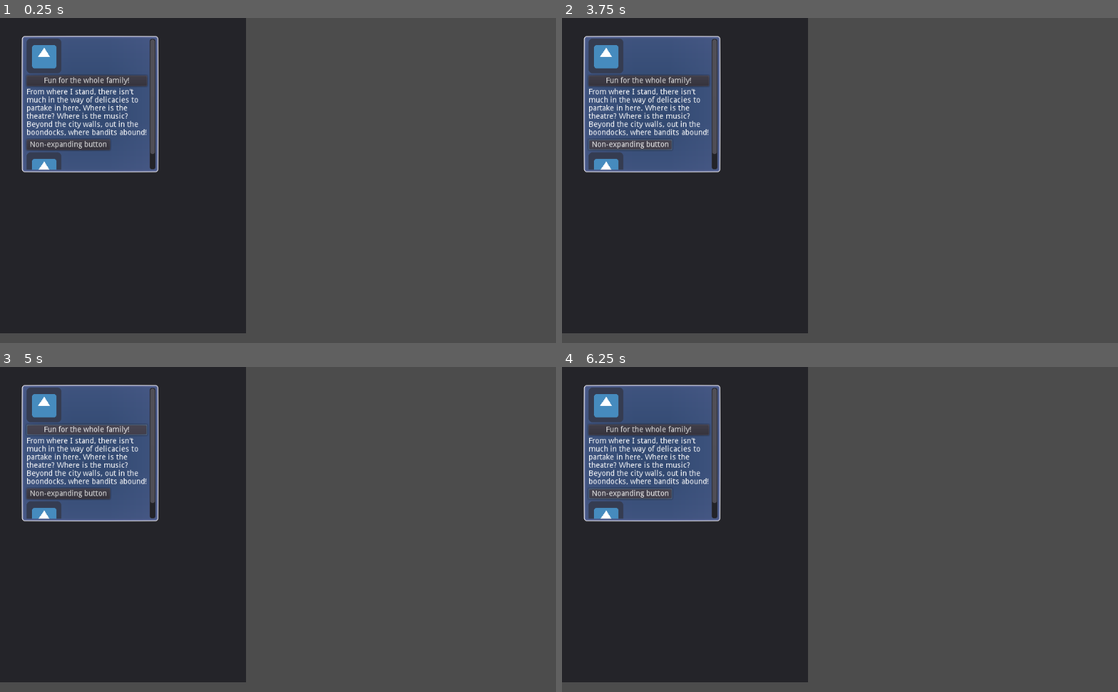
Above: before the commit, frames 1-4 (two rows, left to right).
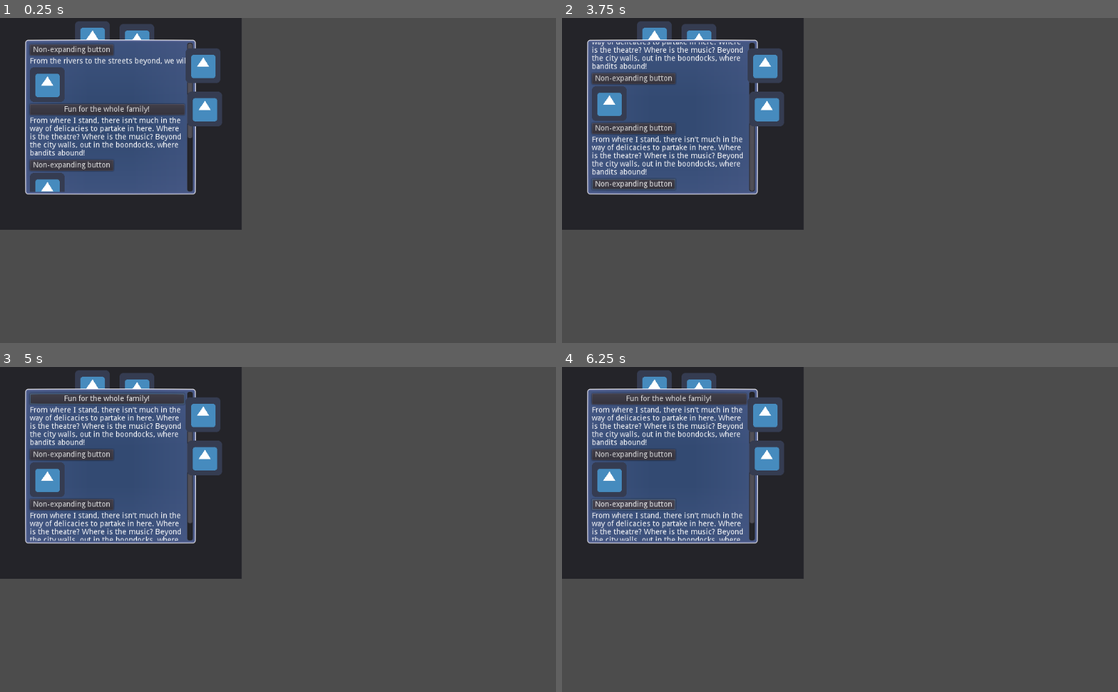
Above: after the commit, the same moments.

Repository: wareya/ScrollListContainer
Game: Godot game, scene res://TestScene.tscn
Same seed, same stepped clock (60 frames per second), same inputs: the game is played once before the commit and once after it. The engine's default icon, where the game draws it, is replaced by a stand-in: a white triangle on a blue panel in a dark square.
Inputs:
- Up to frame 1 (0.25 s): no input
- Up to frame 2 (3.75 s): click "Fun for the whole family!" at 0.5 s; click "Non-expanding button" at 1.25 s; click "Non-expanding button" at 2 s; click "Non-expanding button" at 2.75 s; click "Non-expanding button" at 3.5 s
- Up to frame 3 (5 s): click "Fun for the whole family!" at 4.25 s
- Up to frame 4 (6.25 s): click "Non-expanding button" at 5 s; click "Non-expanding button" at 5.75 s

The runs differ from the first frame. In frame 1, 27% of the frame differs, in the area x 0-45%, y 0-98%; in frame 2, 27%; in frame 3, 27%; in frame 4, 27%.

Commit message:
fixes to focus-following and bg draw index ordering

Diff:
--- a/ScrollListContainer.gd
+++ b/ScrollListContainer.gd
@@ -6,21 +6,21 @@
 var scrollbar_h : HScrollBar = null
 var scroll_offset : Vector2 = Vector2()
 
-func check_scrollbars():
+func _check_scrollbars():
     if scrollbar_v == null:
         scrollbar_v = VScrollBar.new()
         scrollbar_v.name = "_scrollbar_v"
-        VisualServer.canvas_item_set_z_index(scrollbar_v.get_canvas_item(), 1)
         add_child(scrollbar_v)
+        scrollbar_v.show_on_top = true
     if scrollbar_h == null:
         scrollbar_h = HScrollBar.new()
         scrollbar_h.name = "_scrollbar_h"
-        VisualServer.canvas_item_set_z_index(scrollbar_h.get_canvas_item(), 1)
         add_child(scrollbar_h)
+        scrollbar_h.show_on_top = true
 
 func _init():
     set_notify_transform(true)
-    check_scrollbars()
+    _check_scrollbars()
 
     var _unused = scrollbar_h.connect("value_changed", self, "_scroll")
     _unused = scrollbar_v.connect("value_changed", self, "_scroll")
@@ -29,8 +29,8 @@
     set_clip_contents(true)
 
 func _ready():
-    var _unused = get_viewport().connect("gui_focus_changed", self, "check_focus")
-    fix_bg()
+    var _unused = get_viewport().connect("gui_focus_changed", self, "_check_focus")
+    _fix_bg()
 
 enum ALIGN {
     ALIGN_START,
@@ -53,13 +53,13 @@
 func set_bg(_background_texture):
     background_texture = _background_texture
     if is_inside_tree():
-        fix_bg()
+        _fix_bg()
     update()
 
 func set_bg_rect(_background_inner_rect):
     background_inner_rect = _background_inner_rect
     if is_inside_tree():
-        fix_bg()
+        _fix_bg()
     update()
 
 func set_follow_focus(_follow_focus):
@@ -100,43 +100,65 @@
     queue_sort()
     update()
 
-func check_focus(focus_owner : Control):
+func _check_focus(focus_owner : Control):
     if !follow_focus:
         return
     if !focus_owner or !is_instance_valid(focus_owner) or !is_a_parent_of(focus_owner):
         return
     var xform = get_global_transform().inverse()
-    var focus_rect : Rect2 = xform.xform(focus_owner.get_global_rect())
+    #var focus_rect : Rect2 = xform.xform(focus_owner.get_global_rect())
+    var focus_rect : Rect2 = focus_owner.get_rect()
     var rect : Rect2 = get_rect()
-    if vertical:
+    rect.position = Vector2()
+    if vertical:
+        focus_rect.position.y -= initial_spacing
+        focus_rect.end.y += initial_spacing*2.0
         if focus_rect.end.y > rect.end.y:
             scrollbar_v.value += focus_rect.end.y - rect.end.y
         elif focus_rect.position.y < rect.position.y:
             scrollbar_v.value += focus_rect.position.y - rect.position.y
     else:
+        focus_rect.position.x -= initial_spacing
+        focus_rect.end.x += initial_spacing*2.0
         if focus_rect.end.x > rect.end.x:
             scrollbar_h.value += focus_rect.end.x - rect.end.x
         elif focus_rect.position.x < rect.position.x:
             scrollbar_h.value += focus_rect.position.x - rect.position.x
 
 func _notification(what):
-    if what in [NOTIFICATION_TRANSFORM_CHANGED, NOTIFICATION_VISIBILITY_CHANGED, NOTIFICATION_RESIZED]:
-        fix_bg()
+    # fix background transform/size and draw index if anything changes
+    if what in [NOTIFICATION_TRANSFORM_CHANGED, NOTIFICATION_VISIBILITY_CHANGED, NOTIFICATION_RESIZED, NOTIFICATION_MOVED_IN_PARENT, NOTIFICATION_DRAW]:
+        _fix_bg()
+
+    # clean up the background when we get deleted
     if what == NOTIFICATION_PREDELETE:
         if _sibling_ci_rid:
             VisualServer.free_rid(_sibling_ci_rid)
             _sibling_ci_rid = null
 
-func get_parent_canvasitem_of(node : CanvasItem) -> CanvasItem:
+    # keep scrollbars drawing above contents
+    # we don't get a notification when our children change -- but it DOES trigger a redraw
+    if what == NOTIFICATION_DRAW:
+        var child_count = get_child_count()
+        if scrollbar_v:
+            var v_pos = scrollbar_v.get_position_in_parent()
+            if v_pos+2 < child_count:
+                move_child(scrollbar_v, child_count-1)
+        if scrollbar_h:
+            var h_pos = scrollbar_h.get_position_in_parent()
+            if h_pos+2 < child_count:
+                move_child(scrollbar_h, child_count-1)
+
+func _get_parent_canvasitem_of(node : CanvasItem) -> CanvasItem:
     var p = node.get_parent()
     if p and p is CanvasItem:
         return p
     elif p:
-        return get_parent_canvasitem_of(p)
+        return _get_parent_canvasitem_of(p)
     else:
         return null
 
-func calculate_bg_rect():
+func _calculate_bg_rect():
     var t = background_texture
     if t:
         var tex_size : Vector2 = t.get_size()
@@ -154,33 +176,36 @@
         return get_rect()
 
 var _sibling_ci_rid = null
-
-func fix_bg():
+func _fix_bg():
     if _sibling_ci_rid == null:
         _sibling_ci_rid = VisualServer.canvas_item_create()
 
     var rid = _sibling_ci_rid
     VisualServer.canvas_item_clear(rid)
-    var p = get_parent_canvasitem_of(self)
-
+
+    if !visible:
+        return
+
+    var parent = _get_parent_canvasitem_of(self)
+
+    var self_rid = get_canvas_item()
     var parent_rid = get_canvas()
-    if p:
-        parent_rid = p.get_canvas_item()
+    if parent:
+        parent_rid = parent.get_canvas_item()
 
     VisualServer.canvas_item_set_parent(rid, parent_rid)
     VisualServer.canvas_item_set_transform(rid, get_transform())
-    # fix ordering
-    VisualServer.canvas_item_set_parent(get_canvas_item(), parent_rid)
-
+    VisualServer.canvas_item_set_draw_index(rid, get_index()-1)
 
     var t = background_texture
     var s = Rect2(Vector2(), t.get_size())
-    var r = calculate_bg_rect()
+    var r = _calculate_bg_rect()
+    var p = background_inner_rect.position
     var d = s.size - background_inner_rect.end
-    VisualServer.canvas_item_add_nine_patch(rid, r, s, t, background_inner_rect.position, d, VisualServer.NINE_PATCH_STRETCH, VisualServer.NINE_PATCH_STRETCH, true)
-
-func do_reflow(visible_scroll : bool):
-    check_scrollbars()
+    VisualServer.canvas_item_add_nine_patch(rid, r, s, t, p, d)
+
+func _do_reflow(visible_scroll : bool):
+    _check_scrollbars()
 
     var cursor : Vector2 = Vector2()
     var raw_rect : Rect2 = get_rect()
@@ -236,8 +261,10 @@
 
     var c = cursor
     if vertical:
+        cursor.y += initial_spacing
         cursor.y -= spacing
     else:
+        cursor.x += initial_spacing
         cursor.x -= spacing
 
     if vertical:
@@ -255,21 +282,15 @@
         else:
             return scrollbar_h.value == 0.0 and scrollbar_h.max_value <= scrollbar_h.page
 
-func set_bypass(_bypass):
-    bypass = _bypass
-    queue_sort()
-    update()
-
-export var bypass : bool = false setget set_bypass
 func _reflow():
-    if bypass:
-        do_reflow(false)
-    elif auto_hide_scrollbars:
-        var no_overflow = do_reflow(false)
+    if auto_hide_scrollbars:
+        var no_overflow = _do_reflow(false)
         if !no_overflow:
-            do_reflow(true)
+            _do_reflow(true)
         else:
             scrollbar_v.hide()
             scrollbar_h.hide()
     else:
-        do_reflow(true)
+        _do_reflow(true)
+
+    _fix_bg()
--- a/TestScene.tscn
+++ b/TestScene.tscn
@@ -5,55 +5,125 @@
 [ext_resource path="res://TestScene.tres" type="Texture" id=3]
 
 [node name="Node2D" type="Panel"]
-margin_right = 453.0
-margin_bottom = 582.0
+margin_right = 445.0
+margin_bottom = 391.0
+rect_clip_content = true
+
+[node name="TextureRect" type="TextureRect" parent="."]
+margin_left = 138.0
+margin_top = 6.0
+margin_right = 202.0
+margin_bottom = 70.0
+texture = ExtResource( 1 )
+
+[node name="TextureRect2" type="TextureRect" parent="."]
+margin_left = 220.0
+margin_top = 11.0
+margin_right = 284.0
+margin_bottom = 75.0
+texture = ExtResource( 1 )
 
 [node name="ScrollListContainer" type="Container" parent="."]
-margin_left = 45.0
-margin_top = 38.0
-margin_right = 287.0
-margin_bottom = 280.0
+margin_left = 51.0
+margin_top = 45.0
+margin_right = 356.0
+margin_bottom = 321.0
 rect_clip_content = true
 script = ExtResource( 2 )
 spacing = 4.0
+initial_spacing = 4.0
 side_margin = 4.0
 background_texture = ExtResource( 3 )
 background_inner_rect = Rect2( 6, 6, 4, 4 )
 
+[node name="Button3" type="Button" parent="ScrollListContainer"]
+margin_left = 4.0
+margin_top = 4.0
+margin_right = 158.0
+margin_bottom = 24.0
+size_flags_horizontal = 0
+text = "Non-expanding button"
+
+[node name="Label" type="Label" parent="ScrollListContainer"]
+margin_left = 4.0
+margin_top = 28.0
+margin_right = 296.0
+margin_bottom = 42.0
+text = "From the rivers to the streets beyond, we will"
+
 [node name="TextureRect" type="TextureRect" parent="ScrollListContainer"]
 margin_left = 4.0
-margin_right = 226.0
-margin_bottom = 64.0
+margin_top = 46.0
+margin_right = 289.0
+margin_bottom = 110.0
 rect_min_size = Vector2( 0, 64 )
 texture = ExtResource( 1 )
 
 [node name="Button" type="Button" parent="ScrollListContainer"]
 margin_left = 4.0
-margin_top = 68.0
-margin_right = 226.0
-margin_bottom = 88.0
+margin_top = 114.0
+margin_right = 289.0
+margin_bottom = 134.0
 text = "Fun for the whole family!"
 
 [node name="RichTextLabel" type="RichTextLabel" parent="ScrollListContainer"]
 margin_left = 4.0
-margin_top = 92.0
-margin_right = 226.0
-margin_bottom = 182.0
+margin_top = 138.0
+margin_right = 289.0
+margin_bottom = 213.0
 text = "From where I stand, there isn't much in the way of delicacies to partake in here. Where is the theatre? Where is the music? Beyond the city walls, out in the boondocks, where bandits abound!"
 fit_content_height = true
 
 [node name="Button2" type="Button" parent="ScrollListContainer"]
 margin_left = 4.0
-margin_top = 186.0
+margin_top = 217.0
 margin_right = 158.0
-margin_bottom = 206.0
+margin_bottom = 237.0
 size_flags_horizontal = 0
 text = "Non-expanding button"
 
 [node name="TextureRect2" type="TextureRect" parent="ScrollListContainer"]
 margin_left = 4.0
-margin_top = 210.0
-margin_right = 226.0
-margin_bottom = 274.0
+margin_top = 241.0
+margin_right = 289.0
+margin_bottom = 305.0
 rect_min_size = Vector2( 0, 64 )
 texture = ExtResource( 1 )
+
+[node name="Button4" type="Button" parent="ScrollListContainer"]
+margin_left = 4.0
+margin_top = 309.0
+margin_right = 158.0
+margin_bottom = 329.0
+size_flags_horizontal = 0
+text = "Non-expanding button"
+
+[node name="RichTextLabel2" type="RichTextLabel" parent="ScrollListContainer"]
+margin_left = 4.0
+margin_top = 429.0
+margin_right = 289.0
+margin_bottom = 504.0
+text = "From where I stand, there isn't much in the way of delicacies to partake in here. Where is the theatre? Where is the music? Beyond the city walls, out in the boondocks, where bandits abound!"
+fit_content_height = true
+
+[node name="Button5" type="Button" parent="ScrollListContainer"]
+margin_left = 4.0
+margin_top = 508.0
+margin_right = 158.0
+margin_bottom = 528.0
+size_flags_horizontal = 0
+text = "Non-expanding button"
+
+[node name="TextureRect3" type="TextureRect" parent="."]
+margin_left = 342.0
+margin_top = 56.0
+margin_right = 406.0
+margin_bottom = 120.0
+texture = ExtResource( 1 )
+
+[node name="TextureRect4" type="TextureRect" parent="."]
+margin_left = 345.0
+margin_top = 136.0
+margin_right = 409.0
+margin_bottom = 200.0
+texture = ExtResource( 1 )
